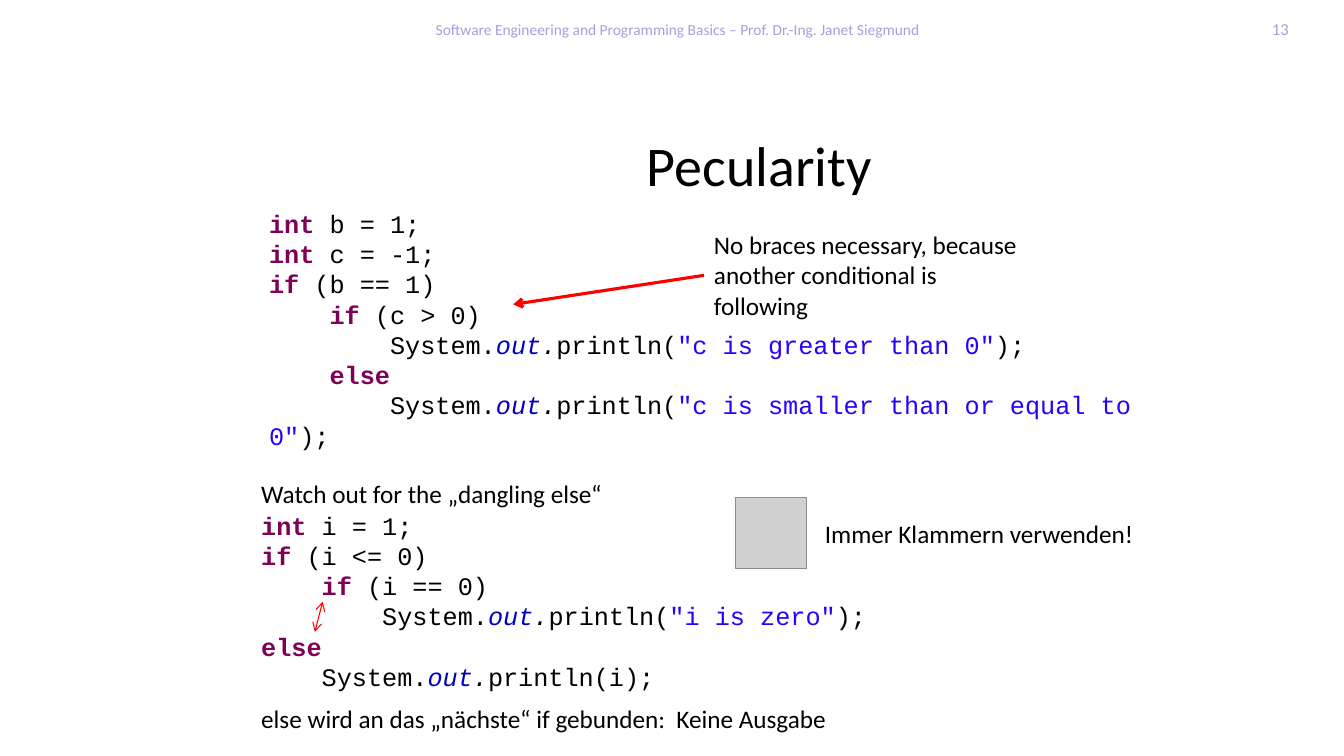
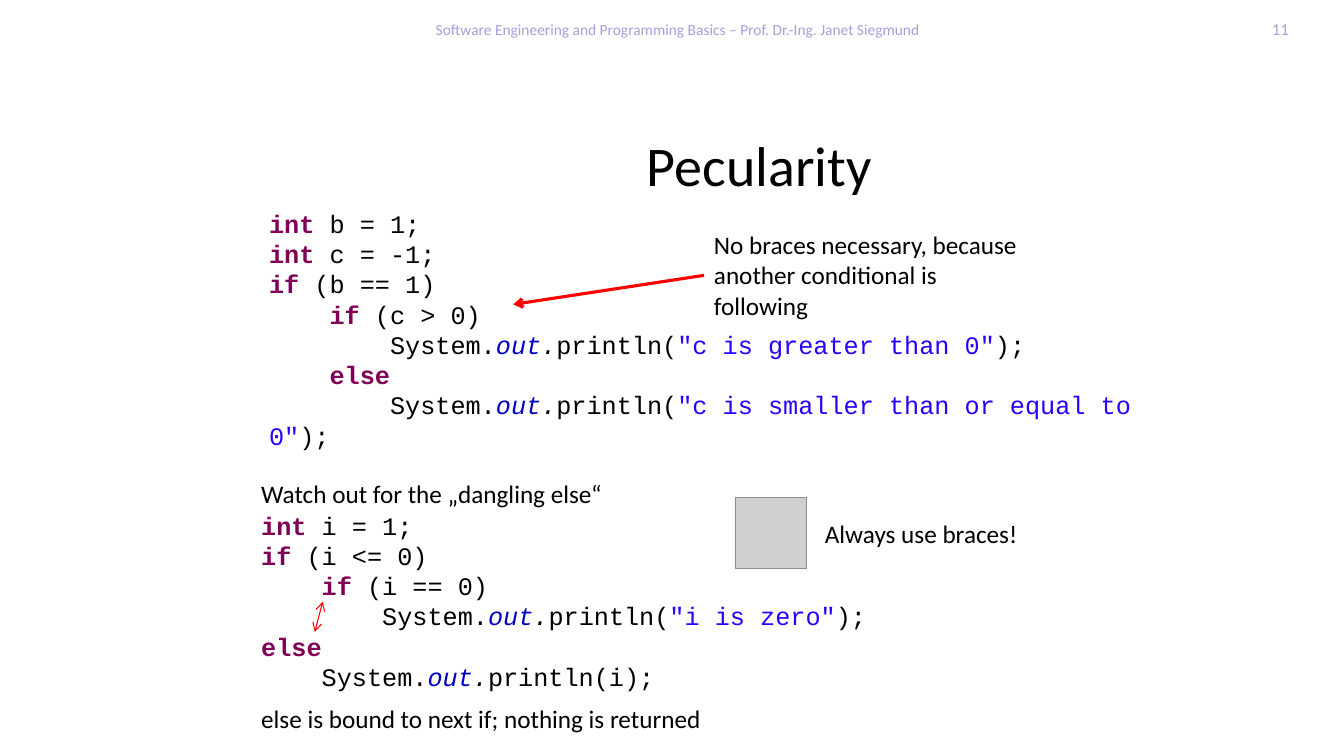
Before and after one commit to feigensp/lehre, a slide deck: slide 11 of se_prog/slides/03_ControlStructures.pptx (slide 13 before the commit). Drawn at 1344x756 pixels with LibreOffice and Linux fonts; fonts in the diff are those of the drawing; grey boxes stand for pictures; background and template pictures are left out. Boxes give left, top, right and bottom in pixels: in the first picture for what was removed or moved away, otherwise in the second. Text is boxed around its words. In the diff, an @@ line names an element or a change of style, - is before the commit and + after.

```diff
--- a/se_prog/slides/03_ControlStructures.pptx
+++ b/se_prog/slides/03_ControlStructures.pptx
@@ page number at box(1272, 24, 1289, 35): text changed @@
-13
+11
@@ text at box(825, 525, 1018, 547): text changed @@
-Immer Klammern verwenden!
+Always use braces!
@@ text at box(261, 710, 700, 733): text changed @@
-else wird an das „nächste“ if gebunden: Keine Ausgabe
+else is bound to next if; nothing is returned
```
Also in this commit, not shown: 7 other slides changed, 2 slides removed, 3 other files.
